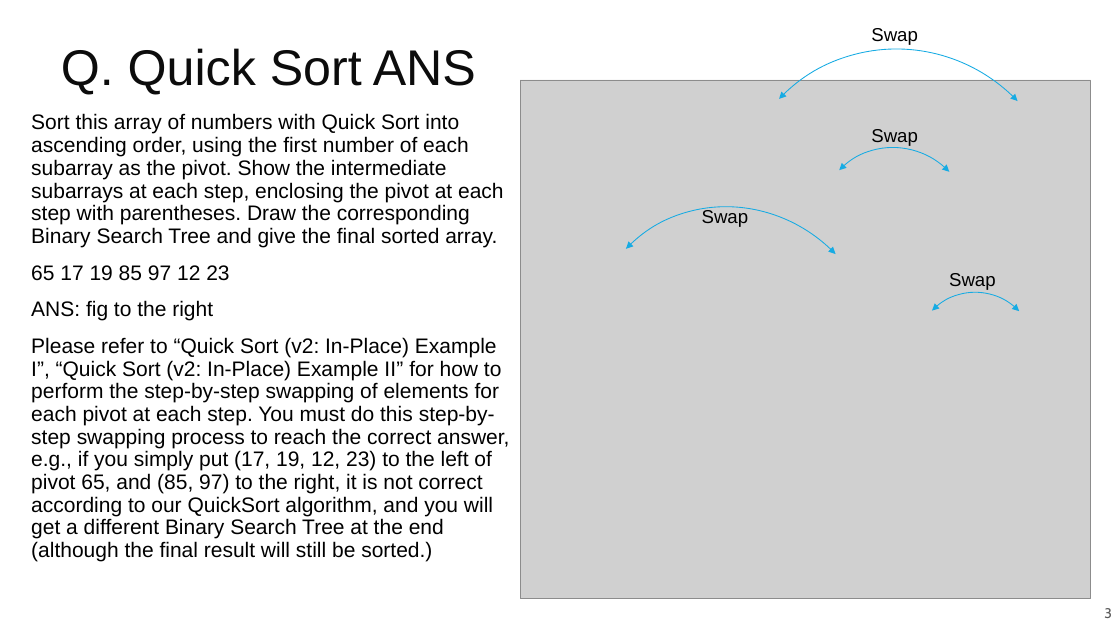
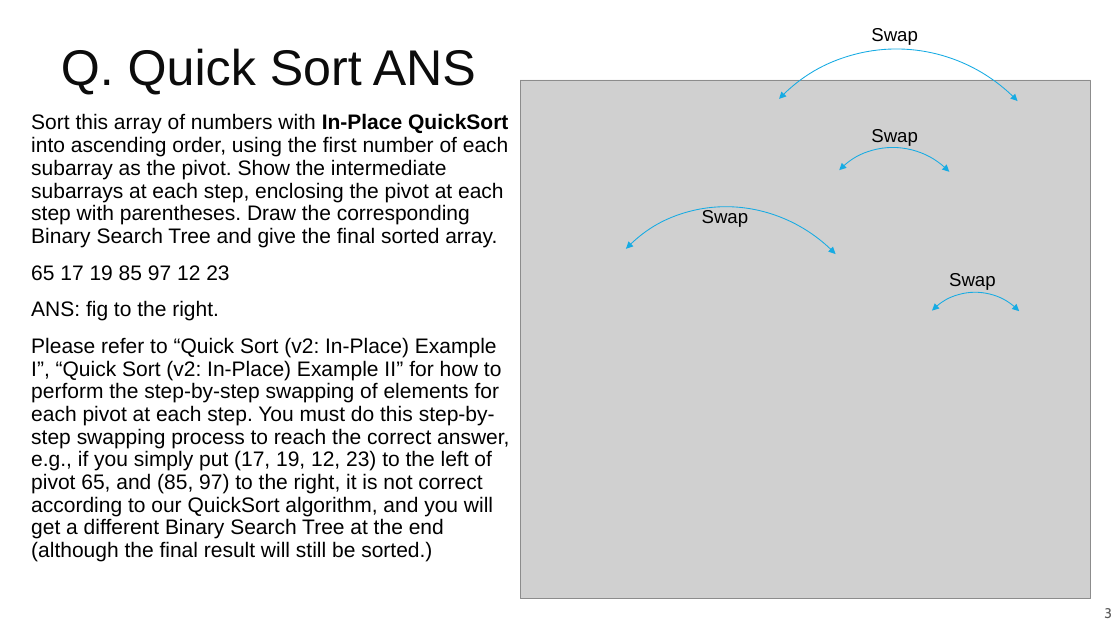
Before and after one commit to guhofstra/CSC111Fa25, a slide deck: slide 3 of PPTs/Lecture 15-sorting Exercises ANS.pptx. Drawn at 1120x630 pixels with LibreOffice and Linux fonts; fonts in the diff are those of the drawing; grey boxes stand for pictures. Boxes give left, top, right and bottom in pixels: in the first picture for what was removed or moved away, otherwise in the second. Text is boxed around its words. In the diff, an @@ line names an element or a change of style, - is before the commit and + after.

```diff
--- a/PPTs/Lecture 15-sorting Exercises ANS.pptx
+++ b/PPTs/Lecture 15-sorting Exercises ANS.pptx
@@ text at box(31, 113, 509, 247): text changed @@
-Sort this array of numbers with Quick Sort into ascending order, using the first number of each subarray as the pivot. Show the intermediate subarrays at each step, enclosing the pivot at each step with parentheses. Draw the corresponding Binary Search Tree and give the final sorted array.
+Sort this array of numbers with In-Place QuickSort into ascending order, using the first number of each subarray as the pivot. Show the intermediate subarrays at each step, enclosing the pivot at each step with parentheses. Draw the corresponding Binary Search Tree and give the final sorted array.
@@ text at box(31, 300, 219, 321): text changed @@
-ANS: fig to the right
+ANS: fig to the right.
```
Also in this commit, not shown: 1 other file.
